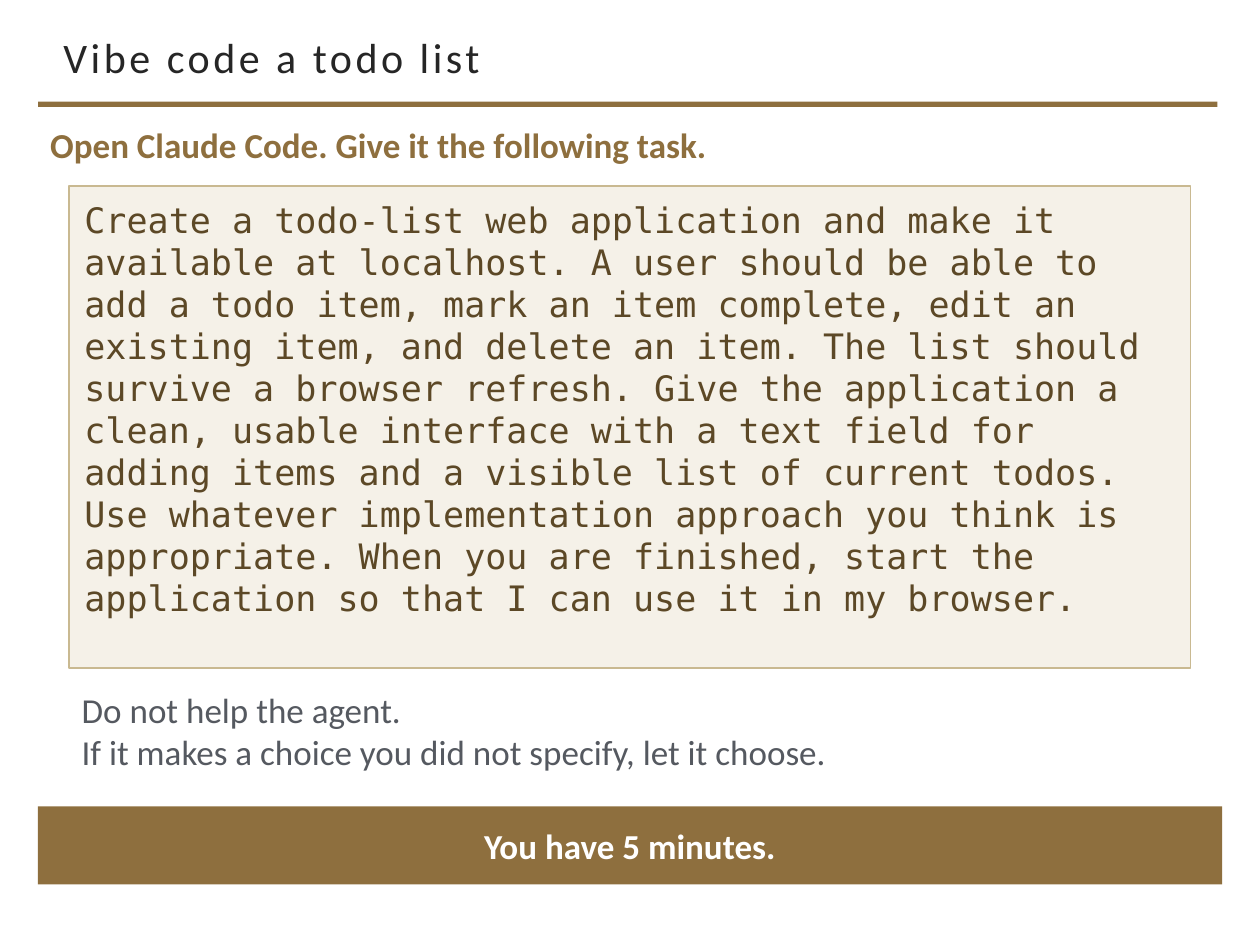
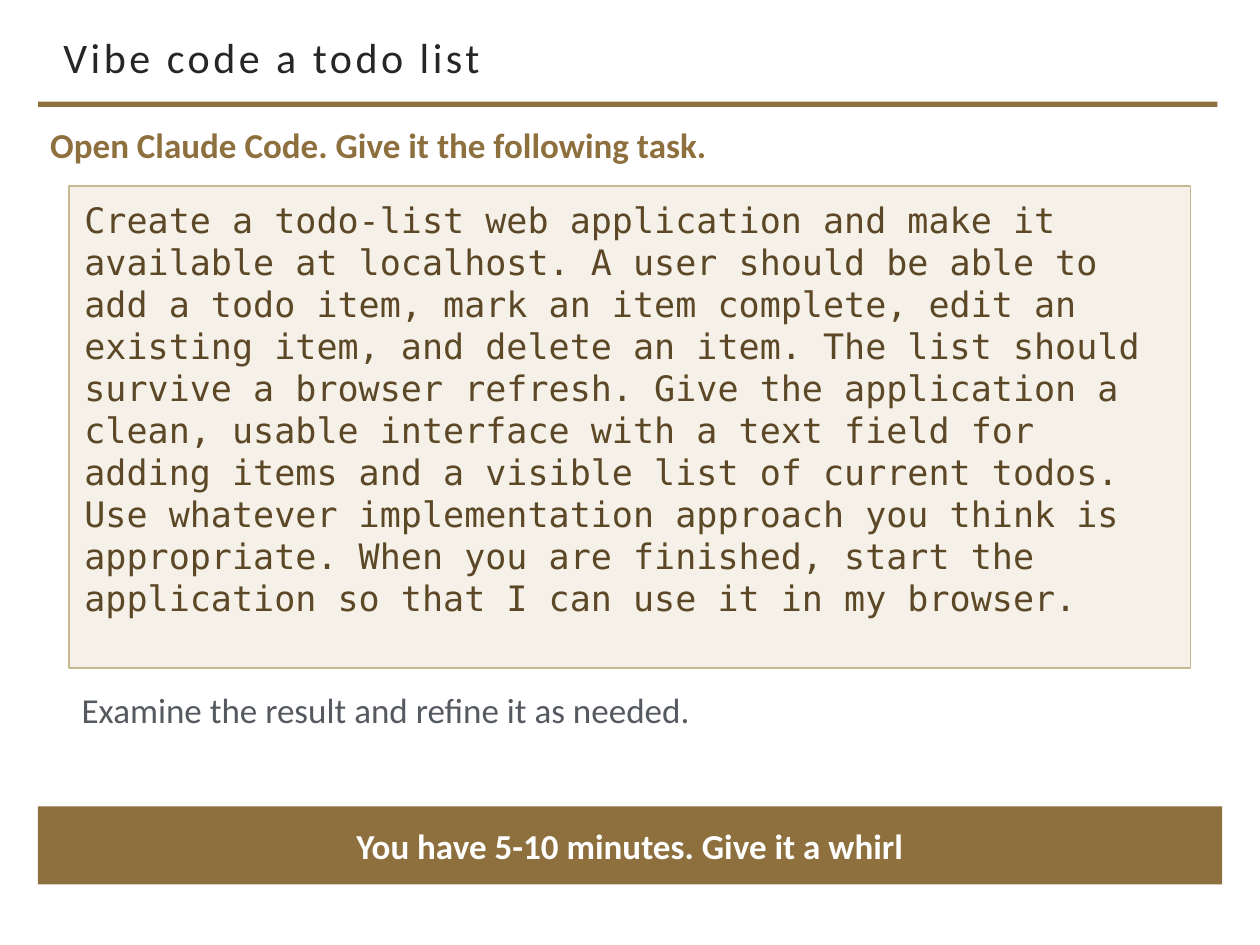
Before and after one commit to davisjam/model-based-agentic-software-engineering, a slide deck: slide 3 of course/lectures/act-2-delegation-and-control/03-alignment/2-3-Alignment.pptx. Drawn at 1260x945 pixels with LibreOffice and Linux fonts; fonts in the diff are those of the drawing; background and template pictures are left out. Boxes give left, top, right and bottom in pixels: in the first picture for what was removed or moved away, otherwise in the second. Text is boxed around its words. In the diff, an @@ line names an element or a change of style, - is before the commit and + after.

```diff
--- a/course/lectures/act-2-delegation-and-control/03-alignment/2-3-Alignment.pptx
+++ b/course/lectures/act-2-delegation-and-control/03-alignment/2-3-Alignment.pptx
@@ text at <box>82,698,689,723</box>: text changed @@
-Do not help the agent.
-If it makes a choice you did not specify, let it choose.
+Examine the result and refine it as needed.
@@ text in rectangle at <box>356,834,903,860</box>: text changed @@
-You have 5 minutes.
+You have 5-10 minutes. Give it a whirl
```
